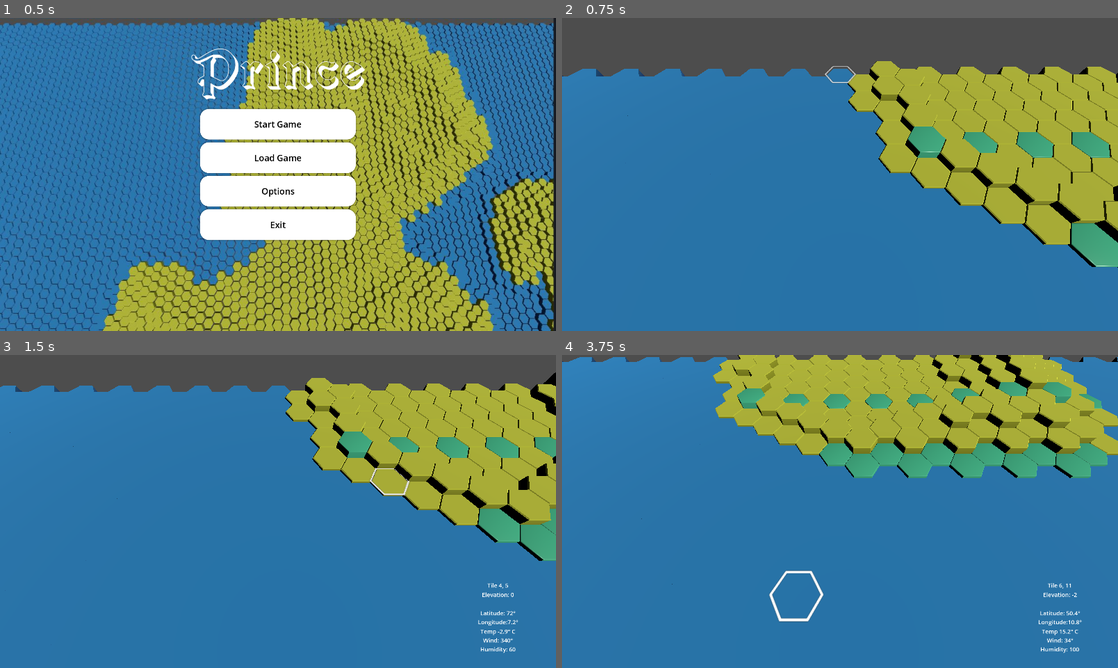
Above: before the commit, frames 1-4 (two rows, left to right).
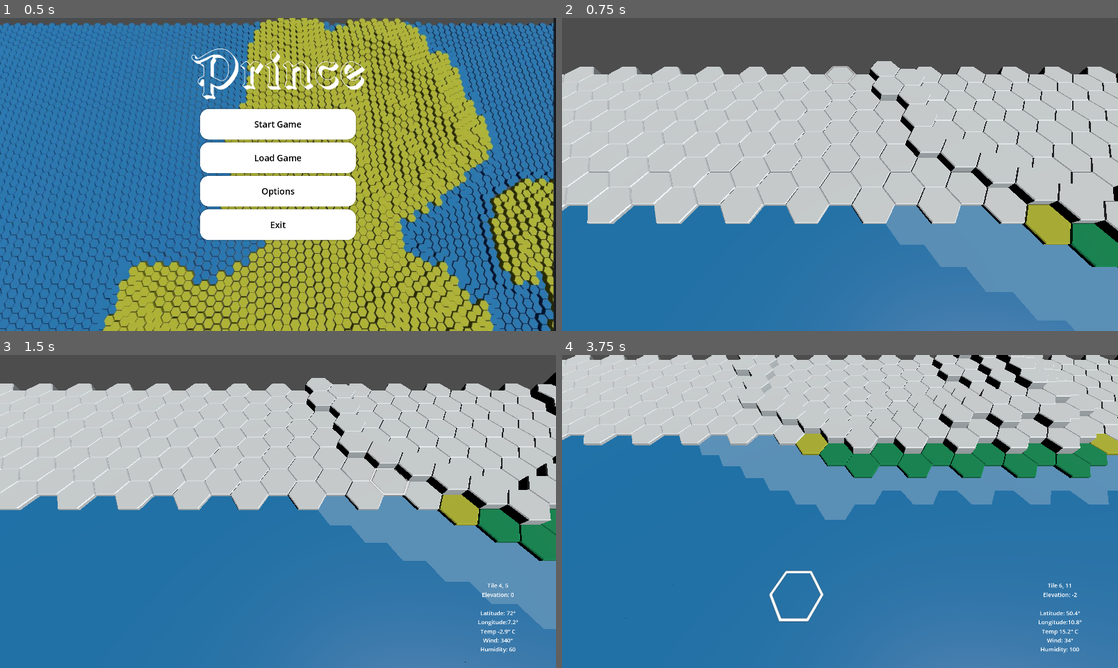
Above: after the commit, the same moments.

Repository: web-fu/prince
Game: Godot game, scene res://scenes/ui/MainMenu.tscn
Two runs of this game, one before a commit and one after it. Both use one fixed random seed, a clock stepped at 60 frames per second and the inputs below.
Inputs (mouse positions are in pixels of both pictures, inside the frame that each line leads up to):
- Up to frame 1 (0.5 s): no input
- Up to frame 2 (0.75 s): click "Start Game" at 0.5 s
- Up to frame 3 (1.5 s): tap Enter at 1.25 s; move the mouse to (400, 495) at 1.27 s; hold E (axial_move_north_east) from 1.28 s (still down); hold Down (camera_move_down) from 1.28 s (still down); click (400, 495) at 1.42 s
- Up to frame 4 (3.75 s): move the mouse to (728, 527) at 2.02 s; release E (axial_move_north_east) at 2.03 s; release Down (camera_move_down) at 2.03 s; hold S (axial_move_south) 2.03-2.78 s; tap Left (camera_move_left) at 2.1 s; tap Space at 2.75 s; move the mouse to (895, 442) at 2.77 s; hold E (axial_move_north_east) 2.78-3.53 s; hold Right (camera_move_right) 2.78-3.53 s; move the mouse to (812, 574) at 3.52 s; hold W (axial_move_north) from 3.53 s (still down); tap Up (camera_move_up) at 3.6 s; click (812, 574) at 3.67 s

Frame 1 is identical in both runs. In frame 2, 56% of the frame differs, in the area x 0-100%, y 13-100%; in frame 3, 46%; in frame 4, 39%.

Commit message:
WorldView and tile update

Diff:
--- /dev/null
+++ b/materials/deep-water.tres
@@ -0,0 +1,9 @@
+[gd_resource type="StandardMaterial3D" load_steps=2 format=3 uid="uid://bpblg3jwifn08"]
+
+[ext_resource type="Texture2D" uid="uid://cvbml4ubsd6qj" path="res://models/tiles/hexagons_medieval.png" id="1_7clms"]
+
+[resource]
+resource_name = "hexagons_medieval"
+albedo_texture = ExtResource("1_7clms")
+roughness = 0.5
+uv1_offset = Vector3(12, 0, 0)
--- /dev/null
+++ b/materials/desert.tres
@@ -0,0 +1,12 @@
+[gd_resource type="StandardMaterial3D" load_steps=3 format=3 uid="uid://b5j70slpf4hnr"]
+
+[ext_resource type="Texture2D" uid="uid://cvbml4ubsd6qj" path="res://models/tiles/hexagons_medieval.png" id="1_28b48"]
+
+[sub_resource type="AtlasTexture" id="AtlasTexture_okqkr"]
+atlas = ExtResource("1_28b48")
+region = Rect2(512, 256, 128, 256)
+
+[resource]
+albedo_texture = SubResource("AtlasTexture_okqkr")
+uv2_offset = Vector3(0.5, 0.5, 0)
+texture_filter = 0
--- /dev/null
+++ b/materials/forest.tres
@@ -0,0 +1,12 @@
+[gd_resource type="StandardMaterial3D" load_steps=3 format=3 uid="uid://dtayjq38gftov"]
+
+[ext_resource type="Texture2D" uid="uid://cvbml4ubsd6qj" path="res://models/tiles/hexagons_medieval.png" id="1_k8ekn"]
+
+[sub_resource type="AtlasTexture" id="AtlasTexture_okqkr"]
+atlas = ExtResource("1_k8ekn")
+region = Rect2(512, 256, 128, 256)
+
+[resource]
+albedo_texture = SubResource("AtlasTexture_okqkr")
+uv2_offset = Vector3(0.5, 0.5, 0)
+texture_filter = 0
--- /dev/null
+++ b/materials/ice.tres
@@ -0,0 +1,9 @@
+[gd_resource type="StandardMaterial3D" load_steps=2 format=3 uid="uid://dmddnp7vla01u"]
+
+[ext_resource type="Texture2D" uid="uid://cvbml4ubsd6qj" path="res://models/tiles/hexagons_medieval.png" id="1_ifyg5"]
+
+[resource]
+resource_name = "hexagons_medieval"
+albedo_texture = ExtResource("1_ifyg5")
+roughness = 0.5
+uv1_offset = Vector3(12, 0, 0)
--- a/scenes/WorldView.gd
+++ b/scenes/WorldView.gd
@@ -2,13 +2,32 @@
 
 const LAND_TILE = preload("res://scenes/tiles/LandTile.tscn")
 const SEA_TILE = preload("res://scenes/tiles/SeaTile.tscn")
+const DEEP_WATER_TILE = preload("res://scenes/tiles/DeepWaterTile.tscn")
+const ICE_TILE = preload("res://scenes/tiles/IceTile.tscn")
+const DESERT_TILE = preload("res://scenes/tiles/DesertTile.tscn")
+const FOREST_TILE = preload("res://scenes/tiles/ForestTile.tscn")
+
 const RIVER_A = preload("res://scenes/tiles/rivers/RiverA.tscn")
 const RIVER_B = preload("res://scenes/tiles/rivers/RiverB.tscn")
 const RIVER_C = preload("res://scenes/tiles/rivers/RiverC.tscn")
-const WET_TILE = preload("res://scenes/tiles/WetTile.tscn")
-const SAND_TILE = preload("res://scenes/tiles/SandTile.tscn")
 
 func draw_world(grid: HexGrid):
+	var sea_tile = SEA_TILE.instantiate()
+	var material = sea_tile.get_child(0).get_child(0).mesh.surface_get_material(0)
+	material.uv1_offset = Vector3(-0.125, 0, 0)
+
+	var ice_tile = ICE_TILE.instantiate()
+	material = ice_tile.get_child(0).get_child(0).mesh.surface_get_material(0)
+	material.uv1_offset = Vector3(0.125, -0.5, 0)
+
+	var desert_tile = DESERT_TILE.instantiate()
+	material = desert_tile.get_child(0).get_child(0).mesh.surface_get_material(0)
+	material.uv1_offset = Vector3(0.375, -0.25, 0)
+
+	var forest_tile = FOREST_TILE.instantiate()
+	material = forest_tile.get_child(0).get_child(0).mesh.surface_get_material(0)
+	material.uv1_offset = Vector3(0.125, 0, 0)
+
 	for col in range(-grid.cols, grid.cols * 2):
 		for row in range(0, grid.rows):
 			var coord = OffsetCoord.new(col, row)
@@ -22,13 +41,19 @@
 
 func _get_tile(grid: HexGrid, hex:Hex):
 	if hex.elevation < 0:
+		if hex.baseTemp < 0:
+			return ICE_TILE.instantiate()
+		if hex.elevation < -1:
+			return DEEP_WATER_TILE.instantiate()
 		return SEA_TILE.instantiate()
 
 	if !hex.has_river:
+		if hex.baseTemp < 0:
+			return ICE_TILE.instantiate()
 		if hex.humidity < 30:
-			return SAND_TILE.instantiate()
+			return DESERT_TILE.instantiate()
 		if hex.humidity > 60:
-			return WET_TILE.instantiate()
+			return FOREST_TILE.instantiate()
 		return LAND_TILE.instantiate()
 
 	var riverDiff = hex.river.rotationOut - hex.river.rotationIn
--- /dev/null
+++ b/scenes/tiles/DeepWaterTile.tscn
@@ -0,0 +1,8 @@
+[gd_scene load_steps=2 format=3 uid="uid://cfnfkyb3lyltv"]
+
+[ext_resource type="PackedScene" uid="uid://bucj5w5m7iw1a" path="res://models/tiles/hex_deep_water.fbx" id="1_r5rk2"]
+
+[node name="SeaTile" type="Node3D"]
+
+[node name="hex_deep_water" parent="." instance=ExtResource("1_r5rk2")]
+transform = Transform3D(-4.37114e-08, 0, 1, 0, 1, 0, -1, 0, -4.37114e-08, 0, 0, 0)
--- /dev/null
+++ b/scenes/tiles/DesertTile.tscn
@@ -0,0 +1,8 @@
+[gd_scene load_steps=2 format=3 uid="uid://b3ar6pybowvo4"]
+
+[ext_resource type="PackedScene" uid="uid://bahiiero8743e" path="res://models/tiles/hex_desert.fbx" id="1_nam3m"]
+
+[node name="DesertTile" type="Node3D"]
+
+[node name="hex_desert" parent="." instance=ExtResource("1_nam3m")]
+transform = Transform3D(-4.37114e-08, 0, 1, 0, 1, 0, -1, 0, -4.37114e-08, 0, 0, 0)
--- /dev/null
+++ b/scenes/tiles/ForestTile.tscn
@@ -0,0 +1,8 @@
+[gd_scene load_steps=2 format=3 uid="uid://bbn0ldabo6qcs"]
+
+[ext_resource type="PackedScene" uid="uid://dskhuiolx0jc8" path="res://models/tiles/hex_forest.fbx" id="1_8yxpo"]
+
+[node name="ForestTile" type="Node3D"]
+
+[node name="hex_forest" parent="." instance=ExtResource("1_8yxpo")]
+transform = Transform3D(-4.37114e-08, 0, 1, 0, 1, 0, -1, 0, -4.37114e-08, 0, 0, 0)
--- /dev/null
+++ b/scenes/tiles/IceTile.tscn
@@ -0,0 +1,8 @@
+[gd_scene load_steps=2 format=3 uid="uid://c7dq0v57otcnf"]
+
+[ext_resource type="PackedScene" uid="uid://cp4wc6so52xdl" path="res://models/tiles/hex_ice.fbx" id="1_1uxoq"]
+
+[node name="IceTile" type="Node3D"]
+
+[node name="hex_ice" parent="." instance=ExtResource("1_1uxoq")]
+transform = Transform3D(-4.37114e-08, 0, 1, 0, 1, 0, -1, 0, -4.37114e-08, 0, 0, 0)
--- a/scenes/tiles/SandTile.tscn
+++ /dev/null
@@ -1,8 +0,0 @@
-[gd_scene load_steps=2 format=3 uid="uid://c2mj5426fb4kj"]
-
-[ext_resource type="PackedScene" uid="uid://be4kpw4nrlwxt" path="res://models/tiles/hex_sand.gltf.glb" id="1_pe0b8"]
-
-[node name="SandTile" type="Node3D"]
-
-[node name="hex_sand_gltf" parent="." instance=ExtResource("1_pe0b8")]
-transform = Transform3D(-4.37114e-08, 0, 1, 0, 1, 0, -1, 0, -4.37114e-08, 0, -1, 0)
--- a/scenes/tiles/WetTile.tscn
+++ /dev/null
@@ -1,8 +0,0 @@
-[gd_scene load_steps=2 format=3 uid="uid://c4yyti4l4lwt"]
-
-[ext_resource type="PackedScene" uid="uid://kkd3ojm1u2dk" path="res://models/tiles/hex_forest.gltf.glb" id="1_lexla"]
-
-[node name="WetTile" type="Node3D"]
-
-[node name="hex_forest_gltf" parent="." instance=ExtResource("1_lexla")]
-transform = Transform3D(-4.37114e-08, 0, 1, 0, 1, 0, -1, 0, -4.37114e-08, 0, -1, 0)
Binary file added: models/tiles/hex_deep_water.fbx
Not shown, added: models/tiles/hex_deep_water.fbx.import
Binary file added: models/tiles/hex_desert.fbx
Not shown, added: models/tiles/hex_desert.fbx.import
Binary file added: models/tiles/hex_forest.fbx
Not shown, added: models/tiles/hex_forest.fbx.import
Binary file removed: models/tiles/hex_forest.gltf.glb
Binary file added: models/tiles/hex_grass.bin
Binary file added: models/tiles/hex_ice.fbx
Not shown, added: models/tiles/hex_ice.fbx.import
Binary file removed: models/tiles/hex_sand.gltf.glb
Binary file added: models/tiles/hex_water.bin
(and 12 more such lines)
